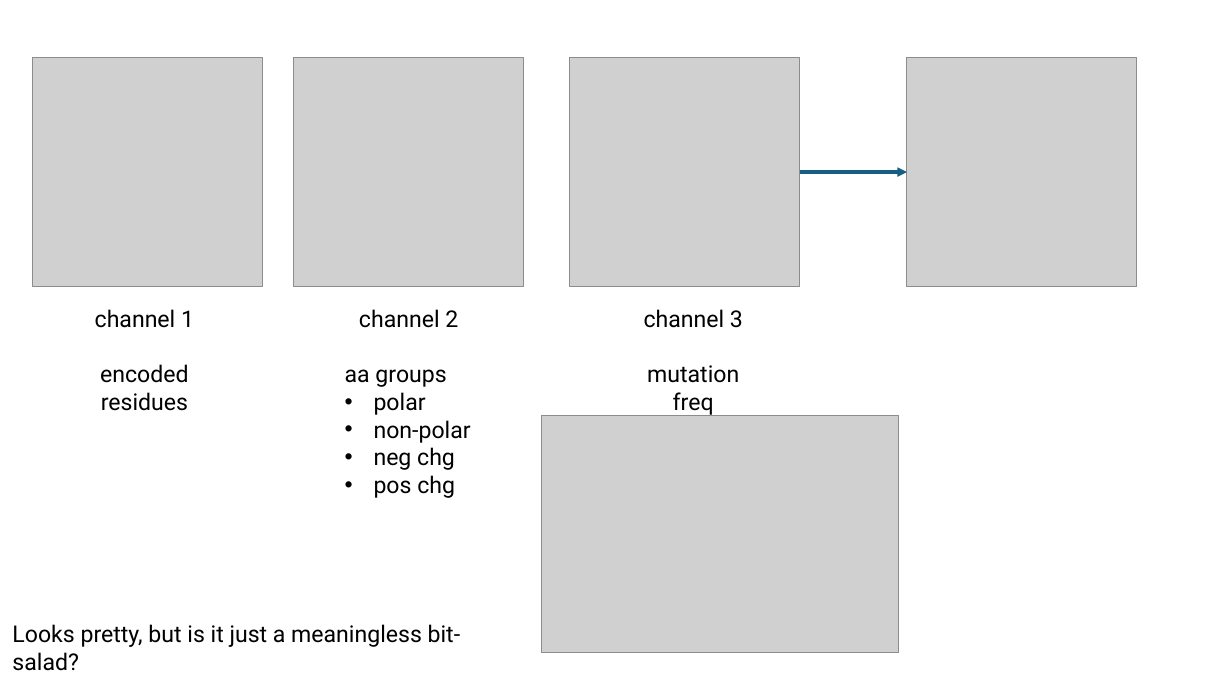
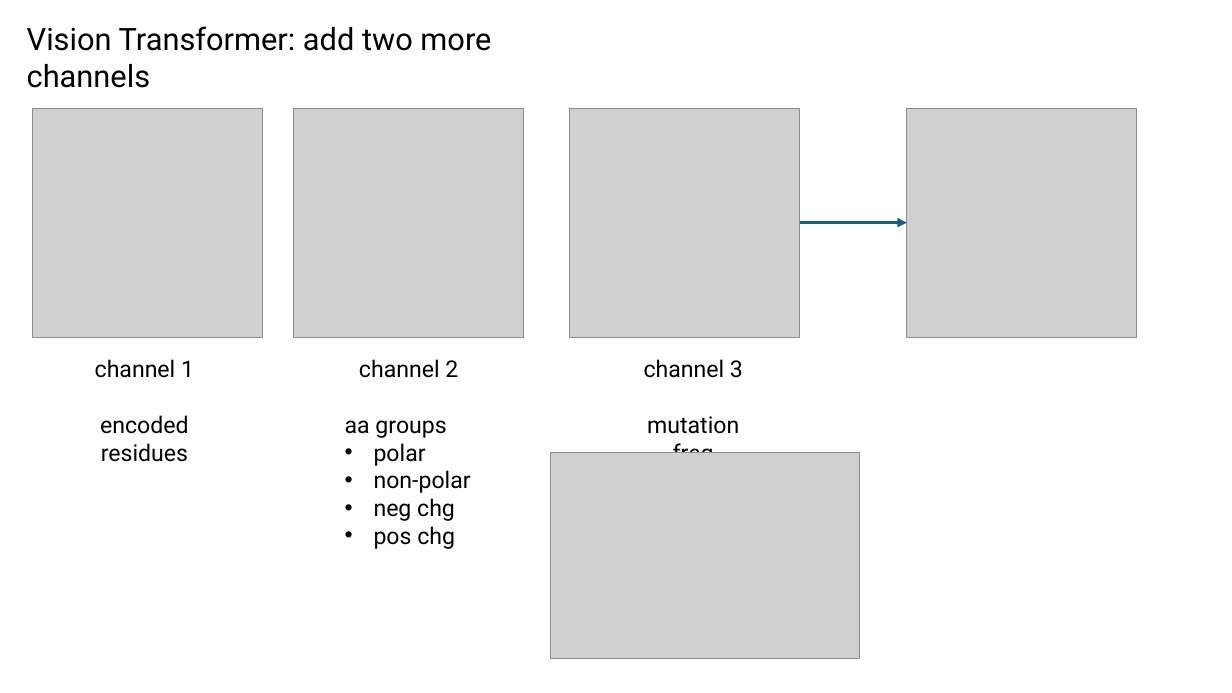
Before and after one commit to planaria158/BERT-antibody-antigen-binding-energy, a slide deck: slide 8 of Homework-aAlphaBio.pptx (slide 9 before the commit). Drawn at 1232x693 pixels with LibreOffice and Linux fonts; fonts in the diff are those of the drawing; grey boxes stand for pictures. Boxes give left, top, right and bottom in pixels: in the first picture for what was removed or moved away, otherwise in the second. Text is boxed around its words. In the diff, an @@ line names an element or a change of style, - is before the commit and + after.

```diff
--- a/Homework-aAlphaBio.pptx
+++ b/Homework-aAlphaBio.pptx
@@ text added at box(27, 26, 491, 88), 24 pt, text #000000 @@
+Vision Transformer: add two more channels
@@ 4 pictures, 3 texts, 1 arrow: place and size @@
-4 pictures, 3 texts, 1 arrow at box(32, 57, 1138, 498)
+4 pictures, 3 texts, 1 arrow at box(32, 108, 1138, 549)
@@ picture: place and size @@
-picture at box(542, 415, 899, 653)
+picture at box(551, 453, 860, 658)
@@ text removed at box(12, 624, 461, 647) @@
-Looks pretty, but is it just a meaningless bit-salad?
```
Also in this commit, not shown: 6 other slides changed, 3 slides added, 2 slides removed.
